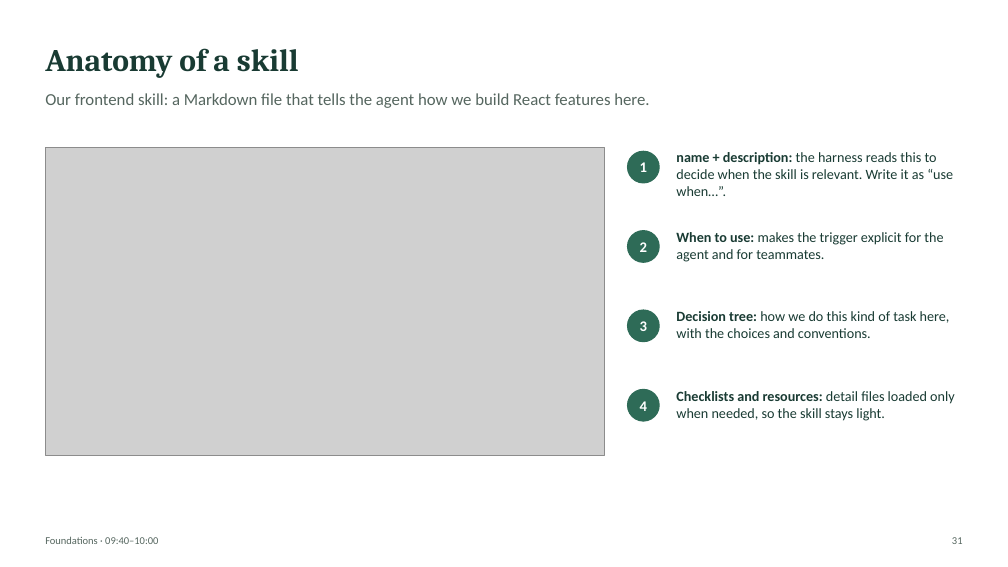
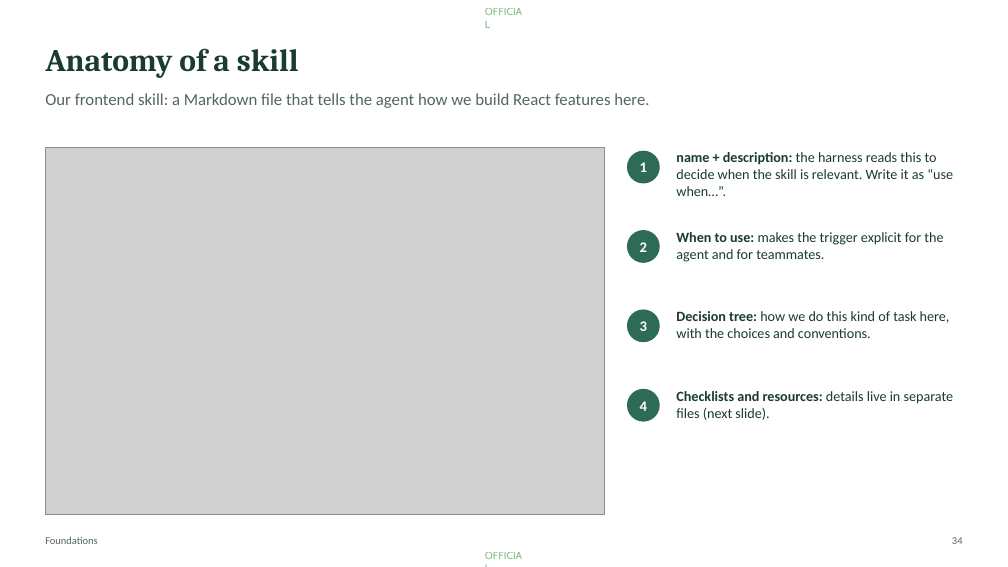
Before and after one commit to Moshe36/ai-developer-toolkit, a slide deck: slide 34 of workshop/agentic-workshop.pptx (slide 31 before the commit). Drawn at 1008x567 pixels with LibreOffice and Linux fonts; fonts in the diff are those of the drawing; grey boxes stand for pictures. Boxes give left, top, right and bottom in pixels: in the first picture for what was removed or moved away, otherwise in the second. Text is boxed around its words. In the diff, an @@ line names an element or a change of style, - is before the commit and + after.

```diff
--- a/workshop/agentic-workshop.pptx
+++ b/workshop/agentic-workshop.pptx
@@ text added at bbox=[485, 5, 526, 18], 10 pt, text #008000 at 50% opacity @@
+OFFICIAL
@@ picture: place and size @@
-picture at bbox=[45, 147, 605, 455]
+picture at bbox=[45, 147, 605, 514]
@@ text at bbox=[676, 391, 954, 420]: text changed @@
-Checklists and resources: detail files loaded only when needed, so the skill stays light.
+Checklists and resources: details live in separate files (next slide).
@@ text at bbox=[45, 536, 98, 544]: text changed @@
-Foundations · 09:40–10:00
+Foundations
@@ page number at bbox=[952, 537, 963, 544]: text changed @@
-31
+34
@@ text added at bbox=[485, 549, 526, 562], 10 pt, text #008000 at 50% opacity @@
+OFFICIAL
```
Also in this commit, not shown: 73 other slides changed, 5 slides added, 1 slide removed, 28 other files.
